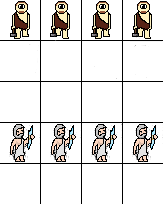
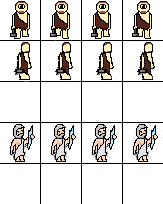
Two versions of the same layered image (w=163, h=204). Layer-by-layer changes:
painted on "cyclops.png" over [14, 42, 162, 82]
